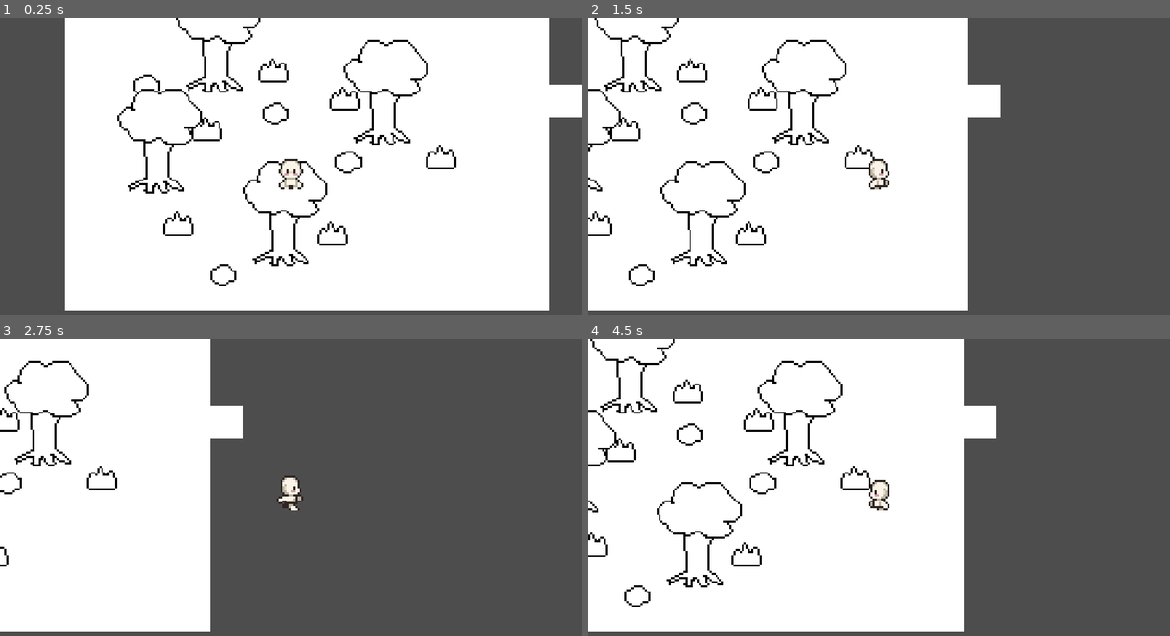
Above: before the commit, frames 1-4 (two rows, left to right).
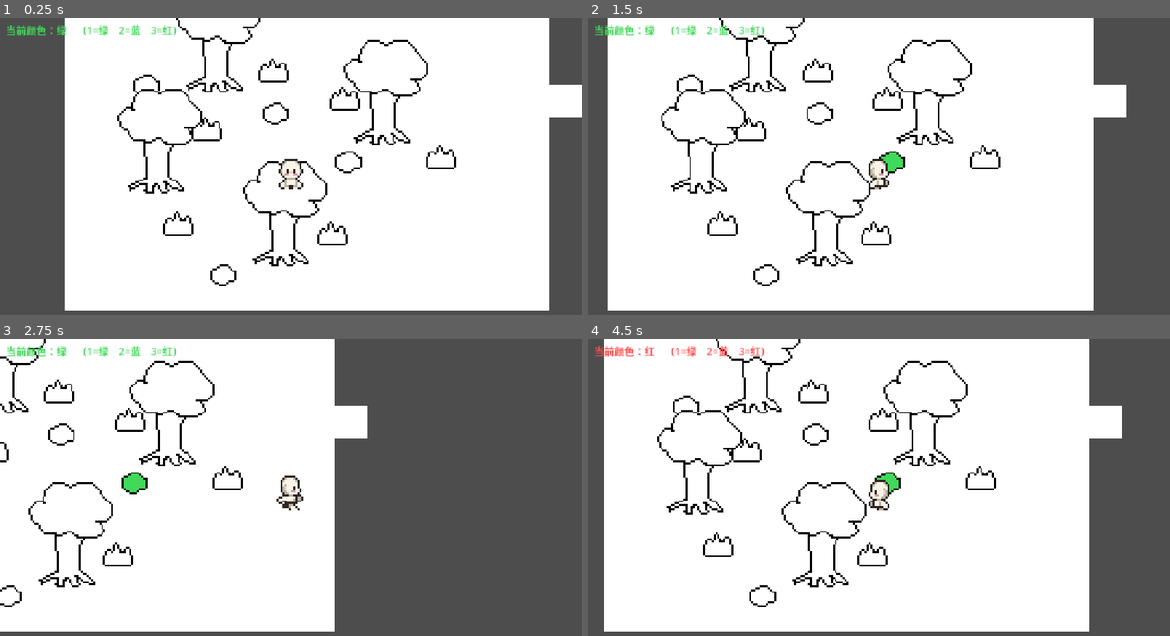
Above: after the commit, the same moments.

Repository: lanfeng455/Color1
Game: Godot game, scene res://main.tscn
The game is run twice, just before and just after one commit, with the same random seed, the same clock (stepped at 60 frames per second) and the same inputs. This scene is started directly instead of the project's main scene.
Inputs (mouse positions are in pixels of both pictures, inside the frame that each line leads up to):
- Up to frame 1 (0.25 s): no input
- Up to frame 2 (1.5 s): tap Enter at 0.5 s; move the mouse to (1007, 166) at 0.52 s; hold D (move_right) 0.53-1.25 s; tap R (rotate, bound only after the commit) at 0.6 s; click (1007, 166) at 0.67 s; tap Space (jump) at 0.77, 1.07 s; tap E (rotate, bound only before the commit) at 0.8 s; drag from (762, 199) to (849, 246) at 1.27 s
- Up to frame 3 (2.75 s): move the mouse to (349, 431) at 2.02 s; hold D (move_right) from 2.03 s (still down); tap 2 (select_blue, bound only after the commit) at 2.1 s; tap 1 (select_green, bound only after the commit) at 2.3 s
- Up to frame 4 (4.5 s): release D (move_right) at 2.75 s; drag from (849, 567) to (704, 454) at 2.77 s; move the mouse to (1053, 552) at 3.52 s; hold A (move_left) 3.53-4.25 s; tap 3 (select_red, bound only after the commit) at 3.6 s; tap Space (jump) at 3.77, 4.07 s; tap R (rotate, bound only after the commit) at 3.8 s; drag from (704, 454) to (791, 422) at 4.27 s

The runs differ from the first frame. In frame 1, 0.4% of the frame differs, in the area x 1-31%, y 2-6%; in frame 2, 30%, in the area x 0-93%, y 0-99%; in frame 3, 24%; in frame 4, 29%.

Commit message:
融合了变色

Diff:
--- /dev/null
+++ b/color_change/colorable_sprite.gd
@@ -0,0 +1,7 @@
+class_name ColorableSprite
+extends Sprite2D
+## 可上色物体（Sprite 版）：初始保持原色，被上色后用 modulate 染色。
+
+
+func apply_color(c: Color) -> void:
+	modulate = c
--- a/main.tscn
+++ b/main.tscn
@@ -2,9 +2,11 @@
 
 [ext_resource type="Texture2D" uid="uid://b822yei8k4fii" path="res://art/else/ground.png" id="1_ig7tw"]
 [ext_resource type="Texture2D" uid="uid://ctk8y6plmrmec" path="res://art/else/plant.png" id="3_7mycd"]
+[ext_resource type="Script" uid="uid://bkgp83ocrv3oh" path="res://color_change/colorable_sprite.gd" id="4_5vw27"]
 [ext_resource type="Texture2D" uid="uid://c00g7qises46" path="res://art/else/rock.png" id="4_272bh"]
 [ext_resource type="Texture2D" uid="uid://f786ctid8622" path="res://art/else/tree.png" id="5_5vw27"]
 [ext_resource type="PackedScene" uid="uid://ckv74s8mkhqcg" path="res://scenes/player.tscn" id="5_lquwl"]
+[ext_resource type="Script" uid="uid://c72jfj8on1i3d" path="res://color_change/hud.gd" id="7_kek77"]
 
 [sub_resource type="TileSetAtlasSource" id="TileSetAtlasSource_0xm2m"]
 texture = ExtResource("1_ig7tw")
@@ -60,47 +62,65 @@
 position = Vector2(27, -43)
 texture = ExtResource("3_7mycd")
 
-[node name="rock" type="Sprite2D" parent="." unique_id=1570849320]
+[node name="rock" type="Sprite2D" parent="." unique_id=1570849320 groups=["colorable"]]
 texture_filter = 1
 position = Vector2(28, -11)
 texture = ExtResource("4_272bh")
+script = ExtResource("4_5vw27")
 
-[node name="rock2" type="Sprite2D" parent="." unique_id=1501181945]
+[node name="rock2" type="Sprite2D" parent="." unique_id=1501181945 groups=["colorable"]]
 texture_filter = 1
 position = Vector2(-8, -35)
 texture = ExtResource("4_272bh")
+script = ExtResource("4_5vw27")
 
-[node name="rock3" type="Sprite2D" parent="." unique_id=1137467717]
+[node name="rock3" type="Sprite2D" parent="." unique_id=1137467717 groups=["colorable"]]
 texture_filter = 1
 position = Vector2(-34, 45)
 texture = ExtResource("4_272bh")
+script = ExtResource("4_5vw27")
 
-[node name="rock4" type="Sprite2D" parent="." unique_id=1506721740]
+[node name="rock4" type="Sprite2D" parent="." unique_id=1506721740 groups=["colorable"]]
 texture_filter = 1
 position = Vector2(-72, -49)
 texture = ExtResource("4_272bh")
+script = ExtResource("4_5vw27")
 
-[node name="tree" type="Sprite2D" parent="." unique_id=52398653]
+[node name="tree" type="Sprite2D" parent="." unique_id=52398653 groups=["colorable"]]
 texture_filter = 1
 position = Vector2(-68, -26)
 texture = ExtResource("5_5vw27")
+script = ExtResource("4_5vw27")
 
-[node name="tree2" type="Sprite2D" parent="." unique_id=1496909877]
+[node name="tree2" type="Sprite2D" parent="." unique_id=1496909877 groups=["colorable"]]
 texture_filter = 1
 position = Vector2(44, -50)
 texture = ExtResource("5_5vw27")
+script = ExtResource("4_5vw27")
 
-[node name="tree3" type="Sprite2D" parent="." unique_id=970418027]
+[node name="tree3" type="Sprite2D" parent="." unique_id=970418027 groups=["colorable"]]
 texture_filter = 1
 position = Vector2(-6, 10)
 texture = ExtResource("5_5vw27")
+script = ExtResource("4_5vw27")
 
-[node name="tree4" type="Sprite2D" parent="." unique_id=1347543615]
+[node name="tree4" type="Sprite2D" parent="." unique_id=1347543615 groups=["colorable"]]
 texture_filter = 1
 position = Vector2(-39, -76)
 texture = ExtResource("5_5vw27")
+script = ExtResource("4_5vw27")
 
-[node name="Player" parent="." unique_id=2123202084 instance=ExtResource("5_lquwl")]
+[node name="Player" parent="." unique_id=2123202084 groups=["player"] instance=ExtResource("5_lquwl")]
 
 [node name="Camera" type="Camera2D" parent="Player" unique_id=1020546962]
 zoom = Vector2(4, 4)
+
+[node name="HUD" type="CanvasLayer" parent="." unique_id=1213313800]
+script = ExtResource("7_kek77")
+
+[node name="ColorLabel" type="Label" parent="HUD" unique_id=475737284]
+offset_left = 12.0
+offset_top = 8.0
+offset_right = 13.0
+offset_bottom = 31.0
+theme_override_font_sizes/font_size = 20
--- a/scripts/player.gd
+++ b/scripts/player.gd
@@ -1,5 +1,8 @@
 class_name Player
 extends CharacterBody2D
+
+## 变色玩法：换色时发出，供 HUD 更新显示。
+signal color_changed(new_color: Color, color_name: String)
 
 ## 角色控制器：2D 场景下的 2.5D 俯视（3/4）角色。
 ## 白盒阶段只做移动、朝向和动画状态机，不包含碰撞玩法逻辑。
@@ -30,6 +33,8 @@
 @export var animation_frames: SpriteFrames
 
 const FOOTPRINT_RADIUS := 4.0
+const INTERACT_RANGE := 48.0
+const INTERACT_FACING_MIN_DOT := 0.5
 
 ## 8 方向（屏幕坐标，y 向下），顺时针：下、左下、左、左上、上、右上、右、右下。
 const DIRS: Array[Vector2] = [
@@ -55,6 +60,8 @@
 
 var state: int = State.IDLE
 var facing: int = 0
+var selected_color := Color(0.25, 0.85, 0.35)
+var selected_color_name := "绿"
 
 var _jump_t := 1.0
 var _rotate_t := 0.0
@@ -74,9 +81,12 @@
 	sprite.sprite_frames = animation_frames if animation_frames != null else _build_sprite_frames()
 	sprite.offset = _base_sprite_offset
 	_apply_animation()
+	color_changed.emit(selected_color, selected_color_name)
 
 
 func _physics_process(delta: float) -> void:
+	_handle_color_input()
+
 	var input := Input.get_vector("move_left", "move_right", "move_up", "move_down")
 	var running := Input.is_action_pressed("run")
 
@@ -166,6 +176,47 @@
 	return best
 
 
+func _handle_color_input() -> void:
+	if Input.is_action_just_pressed("select_green"):
+		_select_color(Color(0.25, 0.85, 0.35), "绿")
+	elif Input.is_action_just_pressed("select_blue"):
+		_select_color(Color(0.3, 0.55, 1.0), "蓝")
+	elif Input.is_action_just_pressed("select_red"):
+		_select_color(Color(1.0, 0.3, 0.3), "红")
+	if Input.is_action_just_pressed("interact"):
+		_interact()
+
+
+func _select_color(c: Color, color_name: String) -> void:
+	selected_color = c
+	selected_color_name = color_name
+	color_changed.emit(c, color_name)
+
+
+func _interact() -> void:
+	var target := _facing_colorable()
+	if target:
+		target.apply_color(selected_color)
+
+
+## 只取正前方（约 ±60° 内）且最近的那个 colorable 物体。
+func _facing_colorable() -> ColorableSprite:
+	var facing_vec := DIRS[facing]
+	var best: ColorableSprite = null
+	var best_d := INF
+	for obj: ColorableSprite in get_tree().get_nodes_in_group("colorable"):
+		var delta: Vector2 = obj.global_position - global_position
+		var dist := delta.length()
+		if dist > INTERACT_RANGE or dist < 0.001:
+			continue
+		if (delta / dist).dot(facing_vec) < INTERACT_FACING_MIN_DOT:
+			continue
+		if dist < best_d:
+			best_d = dist
+			best = obj
+	return best
+
+
 func _build_sprite_frames() -> SpriteFrames:
 	var sf := SpriteFrames.new()
 
@@ -207,7 +258,11 @@
 	_add_action("move_down", [KEY_S, KEY_DOWN])
 	_add_action("run", [KEY_SHIFT])
 	_add_action("jump", [KEY_SPACE])
-	_add_action("rotate", [KEY_E])
+	_add_action("rotate", [KEY_R])
+	_add_action("select_green", [KEY_1])
+	_add_action("select_blue", [KEY_2])
+	_add_action("select_red", [KEY_3])
+	_add_action("interact", [KEY_E])
 
 
 func _add_action(action: String, keys: Array) -> void:
Not shown, added: color_change/colorable_sprite.gd.uid
